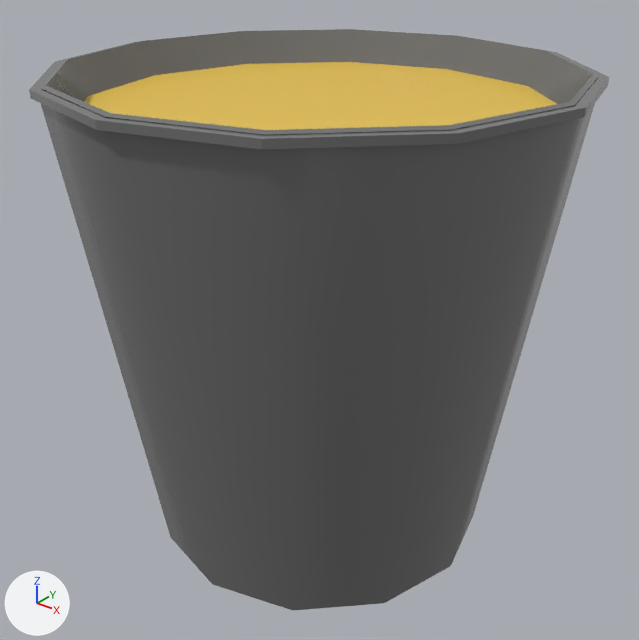
Before and after pictures for a commit that changed the FBX model Assets/Game Ready Assets/BucketFull_TFSGJ_Spring2025.fbx.
Rendered twice from a 50 mm lens placed at (0.219, -0.274, 0.268), pointed at (0.001, -0.002, 0.099). Every picture has the same lights, and +X, +Y and +Z are marked at lower left. Where no turn or scale is listed for an object, it has been applied to the vertices.

Names of what the first picture shows: 'Full Bucket'.
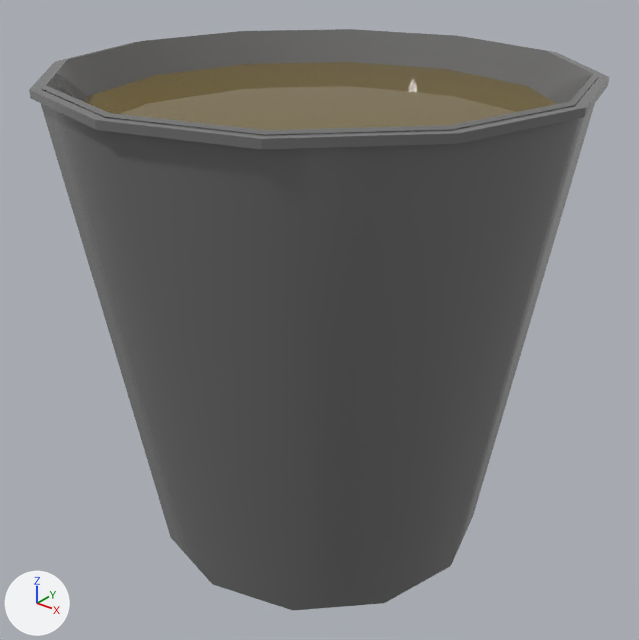
Patch to the scene script:
```diff
--- a/Assets/Game Ready Assets/BucketFull_TFSGJ_Spring2025.fbx.py
+++ b/Assets/Game Ready Assets/BucketFull_TFSGJ_Spring2025.fbx.py
@@ mat_material_015 @@
 mat_material_015 = principled_material('Material.015')
-mat_material_015.base_color = (0.801, 0.542, 0.0722)  # yellow #e7c24c
+mat_material_015.base_color = (0.208, 0.145, 0.0284)  # yellow #7e6a2f
+mat_material_015.alpha = 0.9
+mat_material_015.roughness = 0.0312
```

Boxes [x1, y1, x2, y2] around the edits, measured in the pictures (639 x 640 px):
'Full Bucket', recoloured, surface changed
    both: [56, 58, 560, 133]
